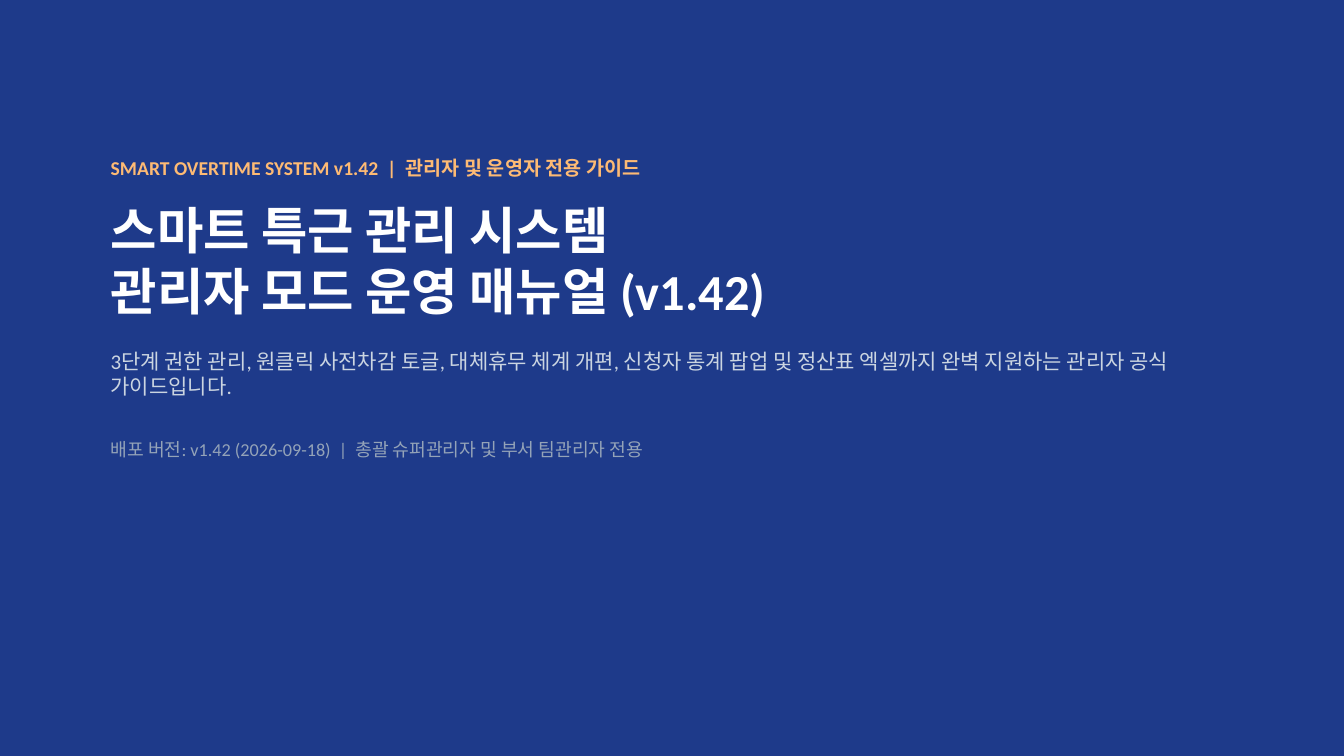
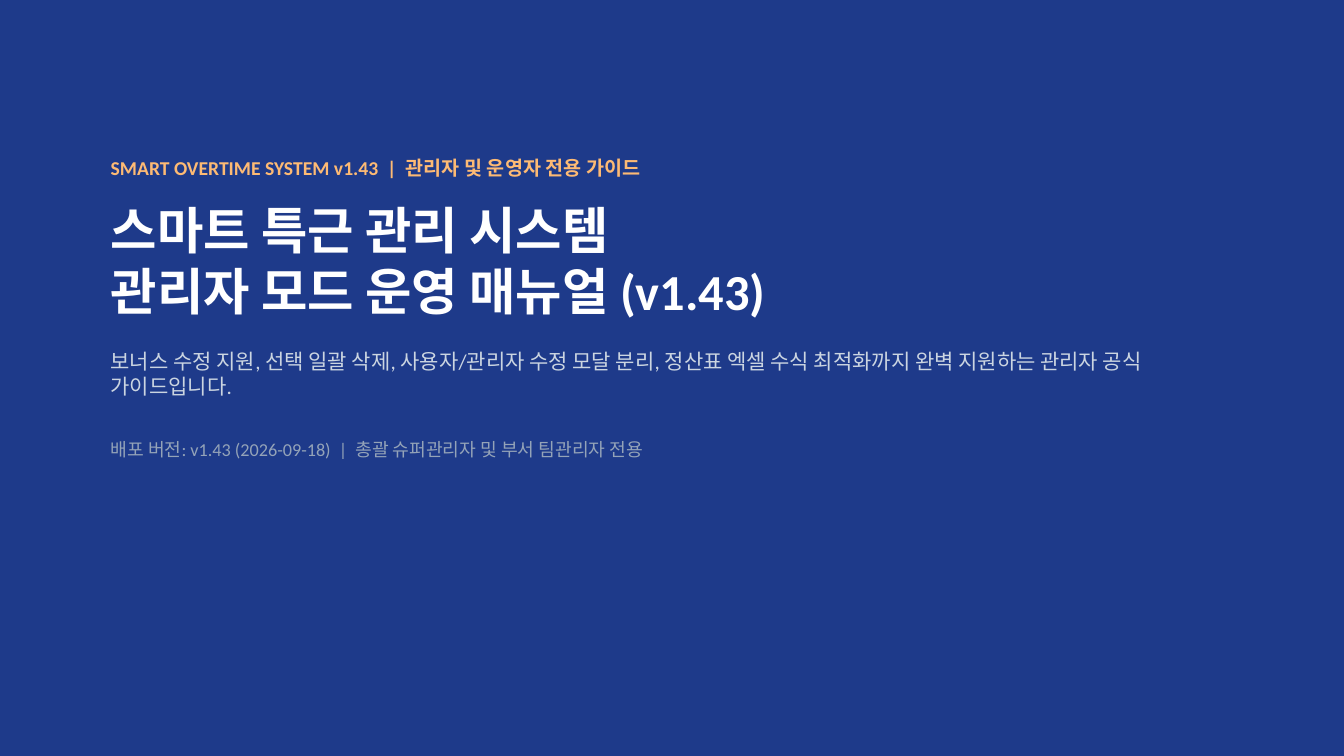
Before and after one commit to rorma34-lab/team-overtime-manager, a slide deck: slide 1 of Overtime_Admin_Manual.pptx. Drawn at 1344x756 pixels with LibreOffice and Linux fonts; fonts in the diff are those of the drawing. Boxes give left, top, right and bottom in pixels: in the first picture for what was removed or moved away, otherwise in the second. Text is boxed around its words. In the diff, an @@ line names an element or a change of style, - is before the commit and + after.

```diff
--- a/Overtime_Admin_Manual.pptx
+++ b/Overtime_Admin_Manual.pptx
@@ text at (111, 158, 1142, 458): text changed @@
-SMART OVERTIME SYSTEM v1.42 | 관리자 및 운영자 전용 가이드
-스마트 특근 관리 시스템
-관리자 모드 운영 매뉴얼 (v1.42)
-3단계 권한 관리, 원클릭 사전차감 토글, 대체휴무 체계 개편, 신청자 통계 팝업 및 정산표 엑셀까지 완벽 지원하는 관리자 공식 가이드입니다.
-배포 버전: v1.42 (2026-09-18) | 총괄 슈퍼관리자 및 부서 팀관리자 전용
+SMART OVERTIME SYSTEM v1.43 | 관리자 및 운영자 전용 가이드
+스마트 특근 관리 시스템
+관리자 모드 운영 매뉴얼 (v1.43)
+보너스 수정 지원, 선택 일괄 삭제, 사용자/관리자 수정 모달 분리, 정산표 엑셀 수식 최적화까지 완벽 지원하는 관리자 공식 가이드입니다.
+배포 버전: v1.43 (2026-09-18) | 총괄 슈퍼관리자 및 부서 팀관리자 전용
```
Also in this commit, not shown: 3 other slides changed, 7 other files.
